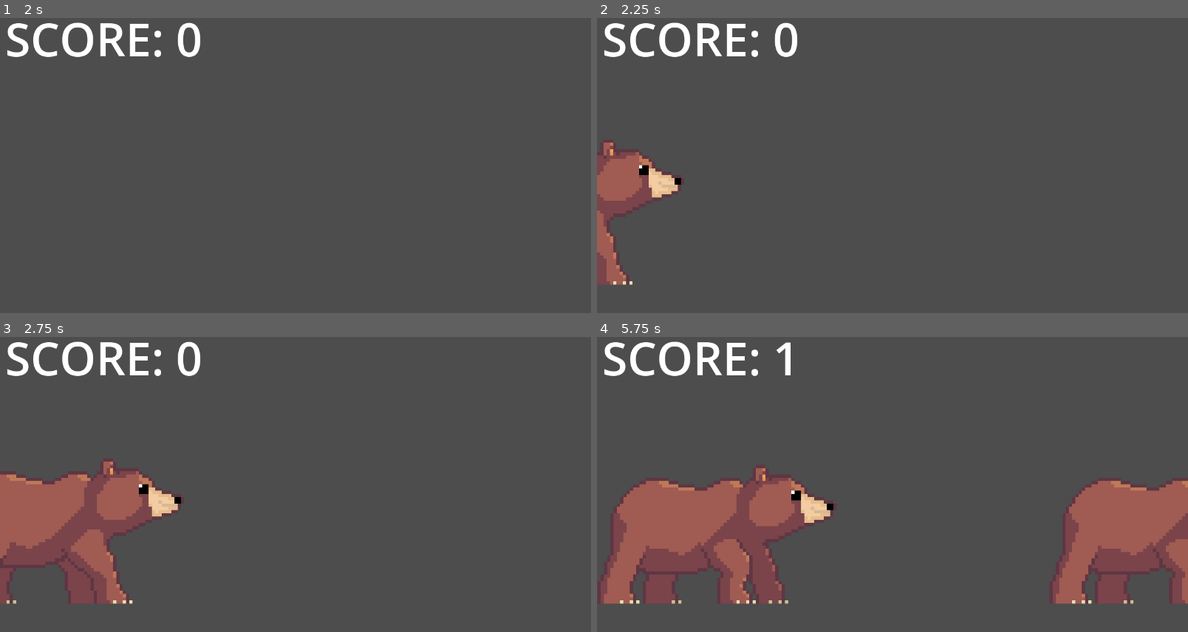
Above: before the commit, frames 1-4 (two rows, left to right).
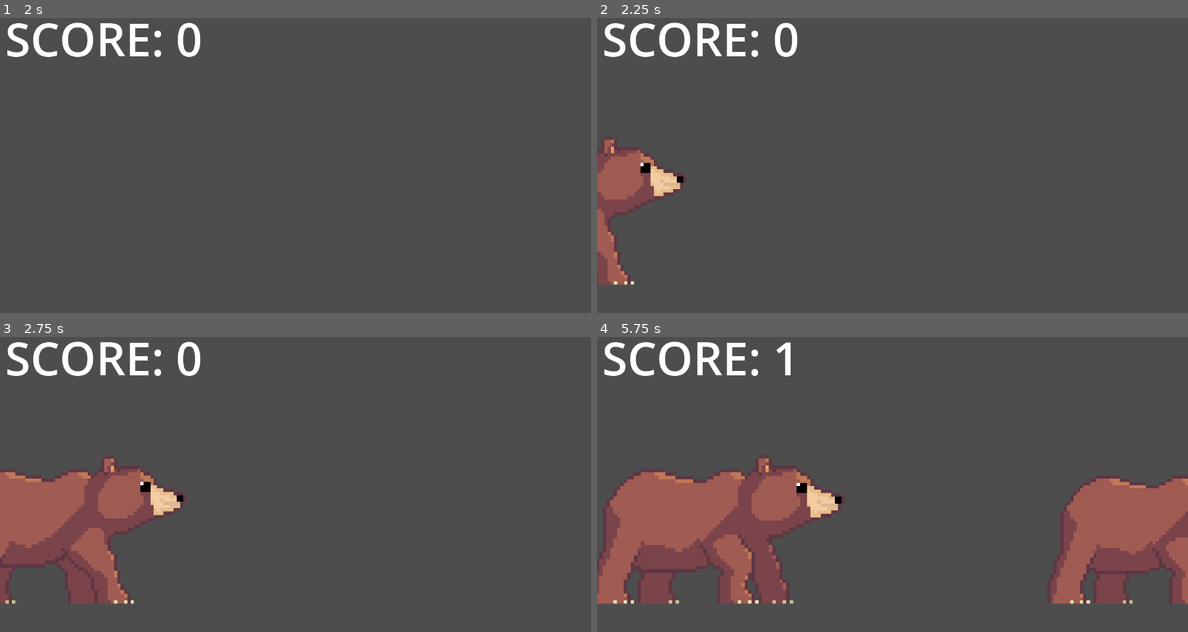
Above: after the commit, the same moments.

Repository: Sondrejk/first_day_at_the_dyrepark
Game: Godot game, scene res://KlappHunden/Scenes/KlappHunden.tscn
The game is run twice, just before and just after one commit, with the same random seed, the same clock (stepped at 60 frames per second) and the same inputs. This scene is started directly instead of the project's main scene.
Inputs:
- Up to frame 1 (2 s): tap Enter at 0.5 s; hold D (right) 0.53-1.28 s; tap I at 0.6 s; tap Space at 1.25 s; hold S (down) from 1.28 s (still down); tap O at 1.35 s
- Up to frame 2 (2.25 s): tap Enter at 2 s; release S (down) at 2.03 s; hold D (right) from 2.03 s (still down); tap I at 2.1 s
- Up to frame 3 (2.75 s): keep holding D (right)
- Up to frame 4 (5.75 s): release D (right) at 2.78 s; hold W (up) 2.78-3.53 s; tap O at 2.85, 4.35 s; hold A (left) 3.53-5.03 s; tap I at 3.6, 5.1 s; hold S (down) from 5.03 s (still down)

Frame 1 is identical in both runs. In frame 2, 0.6% of the frame differs, in the area x 0-15%, y 41-91%; in frame 3, 1.0%; in frame 4, 4.9%, in the area x 0-100%, y 41-91%.

Commit message:
Change scales to match better
Changed it so i am scaling the entire node instead of just the sprite

Diff:
--- a/First Day At The Dyrepark/KlappHunden/Scenes/Bear.tscn
+++ b/First Day At The Dyrepark/KlappHunden/Scenes/Bear.tscn
@@ -5,7 +5,7 @@
 [ext_resource type="Texture2D" uid="uid://bc8g48yplro75" path="res://KlappHunden/Sprites/Bear.png" id="3_86ohn"]
 
 [sub_resource type="RectangleShape2D" id="RectangleShape2D_3olw5"]
-size = Vector2(161, 300)
+size = Vector2(23, 43)
 
 [sub_resource type="Animation" id="Animation_vnwow"]
 resource_name = "idle"
@@ -80,16 +80,16 @@
 }
 
 [node name="Bear" instance=ExtResource("1_th6xt")]
+scale = Vector2(5, 5)
 script = ExtResource("2_eo2d7")
 
 [node name="Sprite2D" type="Sprite2D" parent="." index="0"]
-scale = Vector2(7, 7)
 texture = ExtResource("3_86ohn")
 offset = Vector2(0, -24)
 hframes = 12
 
 [node name="CollisionShape2D" type="CollisionShape2D" parent="." index="1"]
-position = Vector2(5.5, -150)
+position = Vector2(0, -22)
 shape = SubResource("RectangleShape2D_3olw5")
 
 [node name="AnimationPlayer" type="AnimationPlayer" parent="." index="2"]
--- a/First Day At The Dyrepark/KlappHunden/Scenes/Dog.tscn
+++ b/First Day At The Dyrepark/KlappHunden/Scenes/Dog.tscn
@@ -5,7 +5,7 @@
 [ext_resource type="Texture2D" uid="uid://do65k3ctt03kv" path="res://KlappHunden/Sprites/Hund_1.png" id="3_we7nq"]
 
 [sub_resource type="RectangleShape2D" id="RectangleShape2D_amimq"]
-size = Vector2(186.5, 209.5)
+size = Vector2(9, 13)
 
 [sub_resource type="Animation" id="Animation_c5ham"]
 resource_name = "idle"
@@ -81,17 +81,17 @@
 }
 
 [node name="Dog" instance=ExtResource("1_icm1r")]
+scale = Vector2(5, 5)
 script = ExtResource("2_ylnp0")
 
 [node name="Sprite2D" type="Sprite2D" parent="." index="0"]
 position = Vector2(1, 0.999985)
-scale = Vector2(15, 15)
 texture = ExtResource("3_we7nq")
-offset = Vector2(0, -16)
+offset = Vector2(0, -17)
 hframes = 12
 
 [node name="CollisionShape2D" type="CollisionShape2D" parent="." index="1"]
-position = Vector2(25.75, -105)
+position = Vector2(1.5, -6.5)
 shape = SubResource("RectangleShape2D_amimq")
 
 [node name="AnimationPlayer" type="AnimationPlayer" parent="." index="2"]
--- a/First Day At The Dyrepark/KlappHunden/Scripts/Bear.gd
+++ b/First Day At The Dyrepark/KlappHunden/Scripts/Bear.gd
@@ -1,7 +1,12 @@
 extends Animal
+
+func choose_random_size():
+	scale.x = randf_range(7, 8)
+	scale.y = scale.x
 
 func _ready():
 	position = start_position
+	choose_random_size()
 
 func _process(delta):
 	# Difficulty speed scaling
--- a/First Day At The Dyrepark/KlappHunden/Scripts/Dog.gd
+++ b/First Day At The Dyrepark/KlappHunden/Scripts/Dog.gd
@@ -17,7 +17,7 @@
 		sprite.texture = Hund3
 
 func choose_random_size():
-	scale.x = randf_range(0.5, 1.5)
+	scale.x = randf_range(7.5, 8.5)
 	scale.y = scale.x
 
 func _ready():
